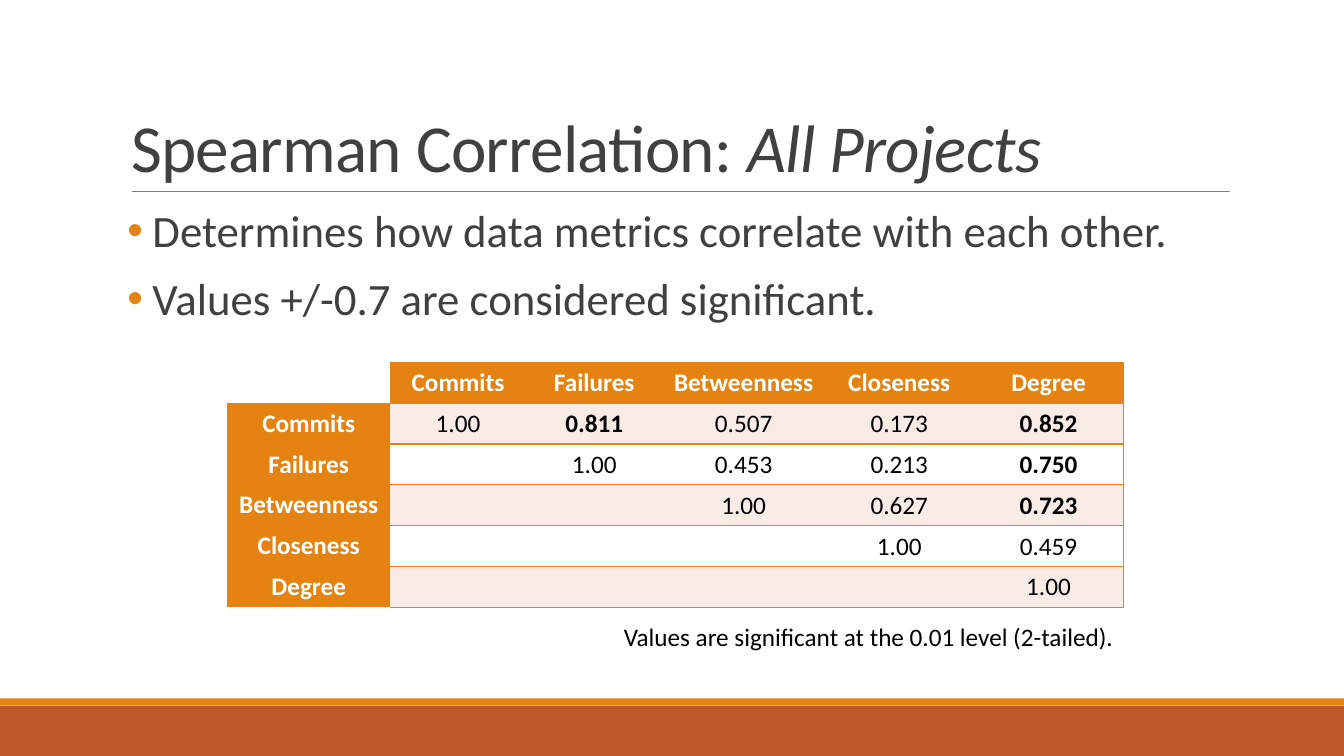
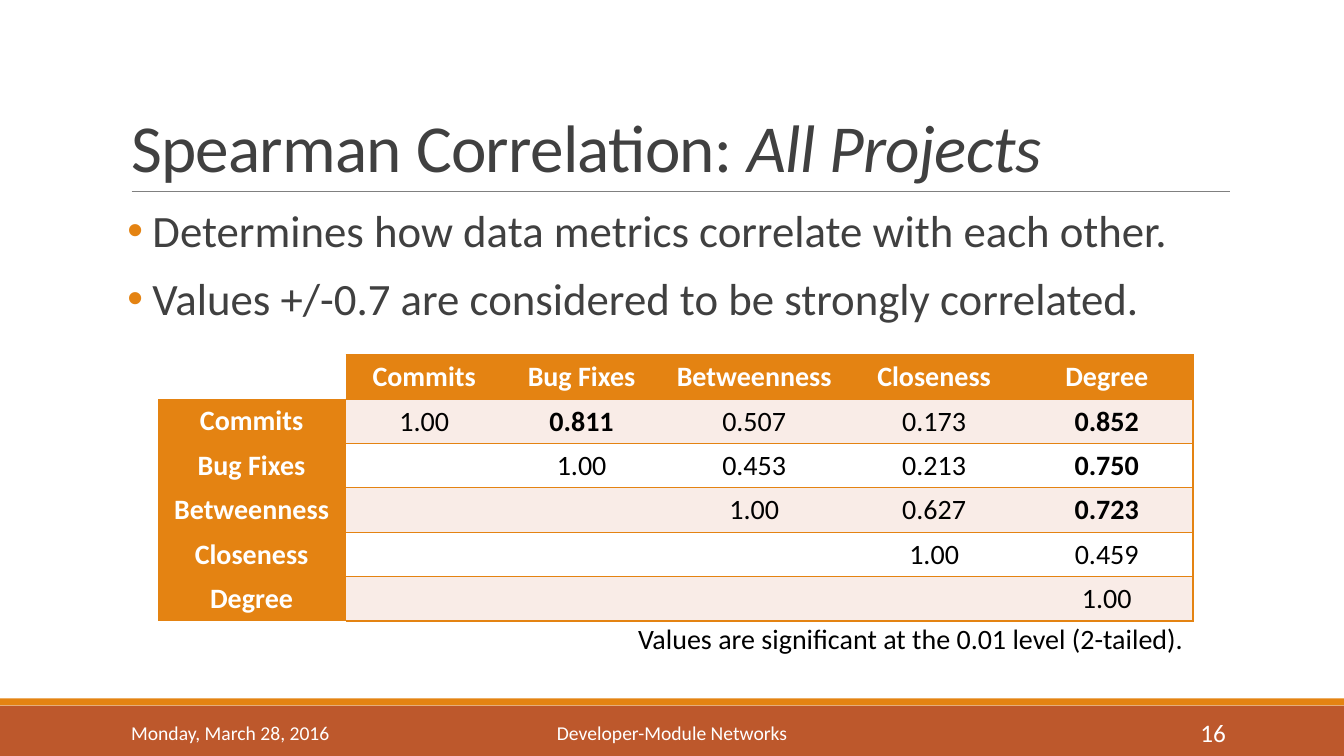
Before and after one commit to bmuscede/NetworkMine, a slide deck: slide 16 of Final-Presentation/Presentation.pptx (slide 15 before the commit). Drawn at 1344x756 pixels with LibreOffice and Linux fonts; fonts in the diff are those of the drawing. Boxes give left, top, right and bottom in pixels: in the first picture for what was removed or moved away, otherwise in the second. Text is boxed around its words. In the diff, an @@ line names an element or a change of style, - is before the commit and + after.

```diff
--- a/Final-Presentation/Presentation.pptx
+++ b/Final-Presentation/Presentation.pptx
@@ text at [152, 284, 1138, 323]: text changed @@
-• Values +/-0.7 are considered significant.
+• Values +/-0.7 are considered to be strongly correlated.
@@ table at [157, 355, 1194, 617] @@
-row 1, column 3: Failures
+row 1, column 3: Bug Fixes
-row 3, column 1: Failures
+row 3, column 1: Bug Fixes
@@ size 18 to 20 pt in "Commits", "Betweenness", "Closeness", "Degree" and 19 more places @@
@@ table: place and size @@
-table at [228, 362, 1125, 607]
+table at [157, 355, 1194, 617]
@@ text "Values are significant at the ..." at [638, 628, 1183, 654]: size 18 to 20 pt @@
@@ text added at [131, 726, 330, 743], 14 pt, text #FFFFFF @@
+Monday, March 28, 2016
@@ text added at [557, 726, 787, 743], 14 pt, text #FFFFFF @@
+Developer-Module Networks
@@ page number added at [1200, 725, 1226, 742], 18 pt, text #FFFFFF @@
+16
```
Also in this commit, not shown: 18 other slides changed, 4 slides added, 1 slide removed, 17 other files.
